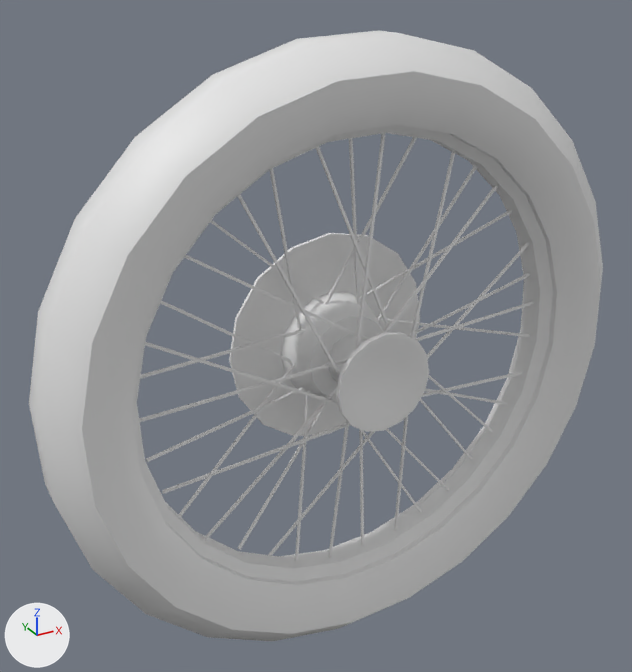
An edit to the FBX model data/Meshes/Cars/Motorbike/motorbike_wheel.fbx, drawn before and after from the same camera.
Rendered twice from a 50 mm camera at (-0.488, -0.792, 0.441) aimed at (-0.034, 0.033, 0.029). Every picture has the same lights, and +X, +Y and +Z are marked at lower left. The older version comes first.

Names of what the first picture shows: 'Wheel_Front_Motorbike_0'.
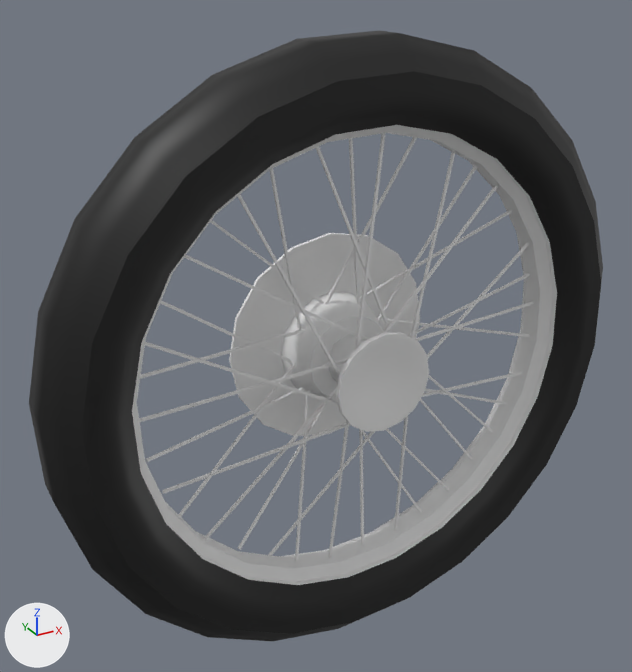
Commit message: Fix wheel MatID

Diff of the bpy script that builds the scene:
```diff
--- a/data/Meshes/Cars/Motorbike/motorbike_wheel.fbx.py
+++ b/data/Meshes/Cars/Motorbike/motorbike_wheel.fbx.py
@@ mat_tire @@
 mat_tire = principled_material('Tire')
-mat_tire.base_color = (0.8, 0.8, 0.8)  # white #e7e7e7
+mat_tire.base_color = (0.00643, 0.00643, 0.00643)  # black #131313
```

Pixel boxes (x1, y1, x2, y2) of what changed, in the pictures (632 x 672 px):
'Wheel_Front_Motorbike_0', recoloured (darker): (29, 30, 603, 641) in both
